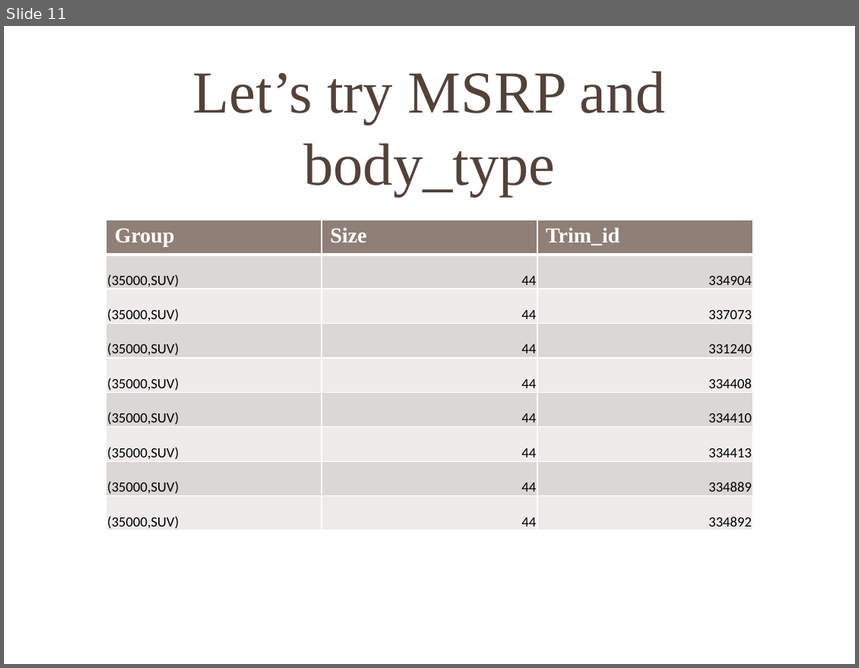
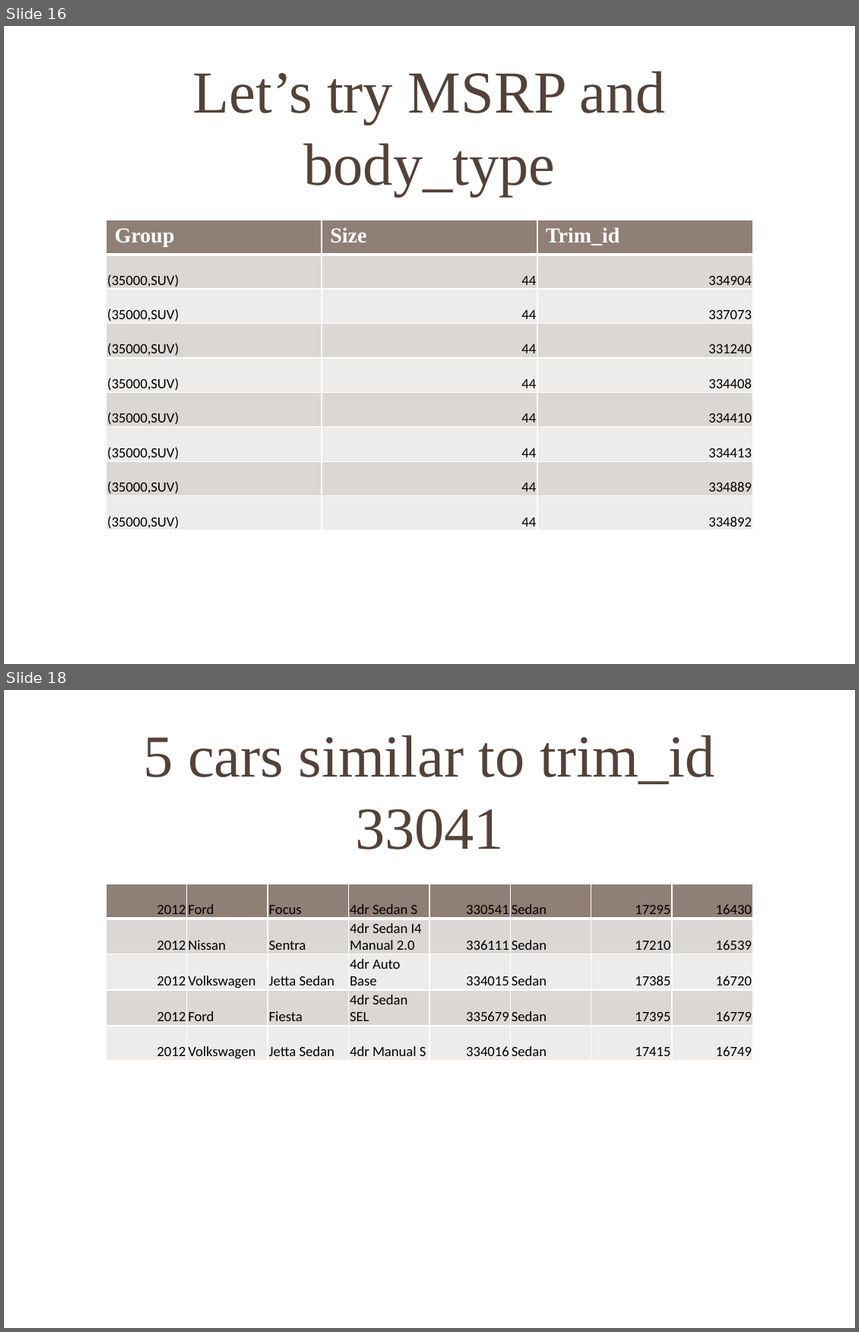
Before and after one commit to veravira/demo, a slide deck: Recommendation Engine - sample.pptx. Shown one above the other, each under a label of ours: slide 11 before the commit, slides 16 and 18 after it; the slides between them are not shown. The pictures are 859x668 and 859x1332 pixels, drawn with LibreOffice and Linux fonts; fonts in the diff are those of the drawing; background and template pictures are left out. Boxes give left, top, right and bottom in pixels: in the first picture for what was removed or moved away, otherwise in the second. Text is boxed around its words. In the diff, an @@ line names an element or a change of style, - is before the commit and + after.

```diff
--- a/Recommendation Engine - sample.pptx
+++ b/Recommendation Engine - sample.pptx
@@ slide 18 added at [4, 690, 855, 1328], background picture (left out) @@
@@ title added at [143, 735, 715, 850], 50.4 pt, text #534239 @@
+5 cars similar to trim_id 33041
@@ table added at [106, 884, 753, 1062], 5 rows, 8 columns @@
+2012 | Ford | Focus | 4dr Sedan S | 330541 | Sedan | 17295 | 16430
+2012 | Nissan | Sentra | 4dr Sedan I4 Manual 2.0 | 336111 | Sedan | 17210 | 16539
+2012 | Volkswagen | Jetta Sedan | 4dr Auto Base | 334015 | Sedan | 17385 | 16720
+2012 | Ford | Fiesta | 4dr Sedan SEL | 335679 | Sedan | 17395 | 16779
+2012 | Volkswagen | Jetta Sedan | 4dr Manual S | 334016 | Sedan | 17415 | 16749
@@ what was slide 11 is now slide 16 @@
```
Also in this commit, not shown: 3 slides changed, 5 other slides added.
